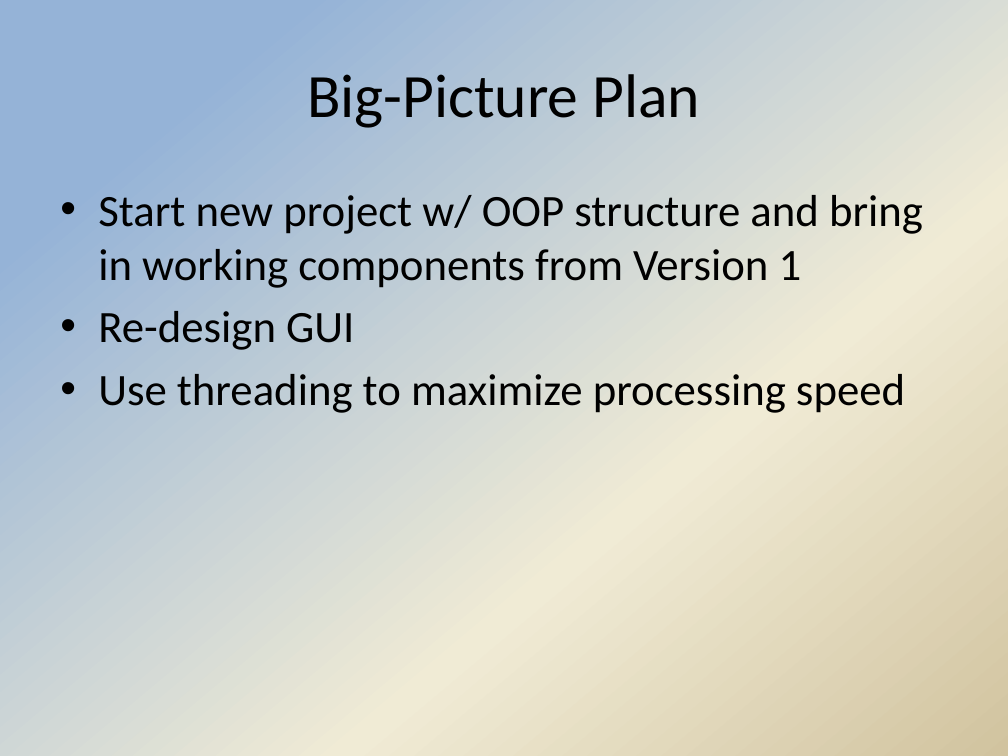
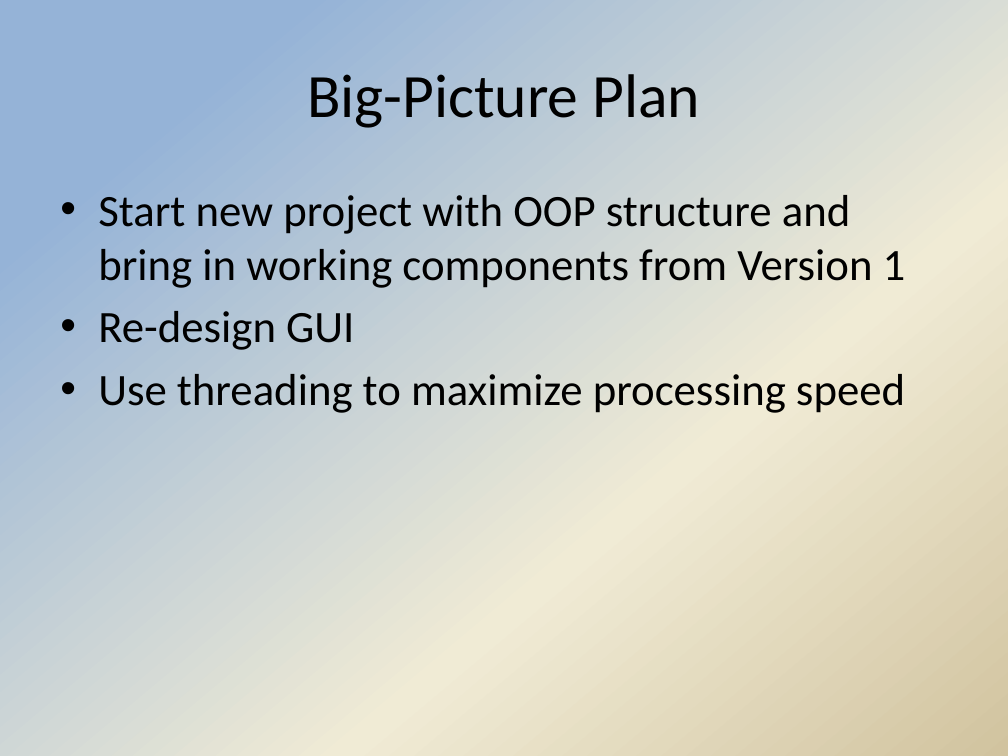
Before and after one commit to Hdtran89/ImageProcessing, a slide deck: slide 8 of A Team Documents/Interim presentation.pptx. Drawn at 1008x756 pixels with LibreOffice and Linux fonts; fonts in the diff are those of the drawing; background and template pictures are left out. Boxes give left, top, right and bottom in pixels: in the first picture for what was removed or moved away, otherwise in the second. Text is boxed around its words. In the diff, an @@ line names an element or a change of style, - is before the commit and + after.

```diff
--- a/A Team Documents/Interim presentation.pptx
+++ b/A Team Documents/Interim presentation.pptx
@@ text at (98,195,906,288): text changed @@
-• Start new project w/ OOP structure and bring in working components from Version 1
+• Start new project with OOP structure and bring in working components from Version 1
```
Also in this commit, not shown: 5 other slides changed, 3 slides added.
